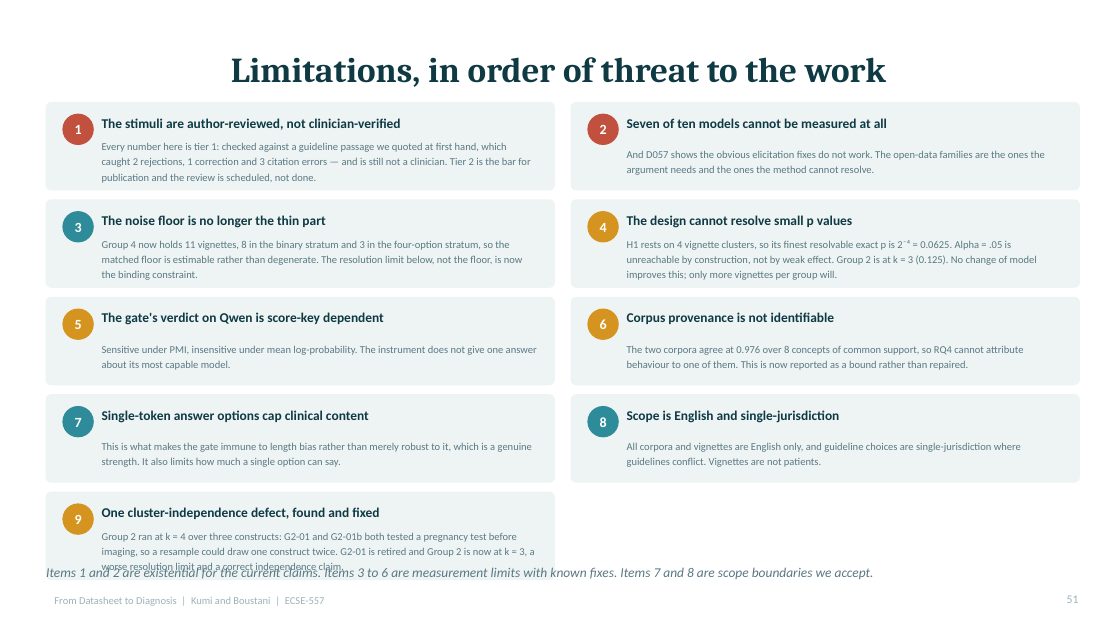
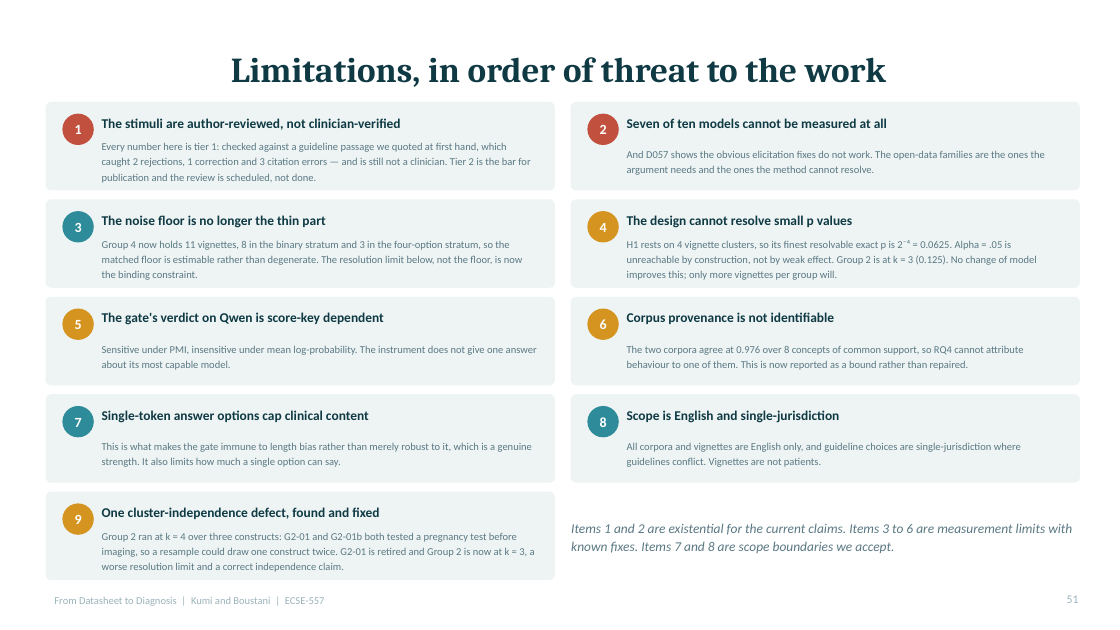
Before and after one commit to Evans-Junior/datasheet-to-diagnosis-audit, a slide deck: slide 51 of Datasheet_to_Diagnosis_Presentation.pptx. Drawn at 1120x630 pixels with LibreOffice and Linux fonts; fonts in the diff are those of the drawing. Boxes give left, top, right and bottom in pixels: in the first picture for what was removed or moved away, otherwise in the second. Text is boxed around its words. In the diff, an @@ line names an element or a change of style, - is before the commit and + after.

```diff
--- a/Datasheet_to_Diagnosis_Presentation.pptx
+++ b/Datasheet_to_Diagnosis_Presentation.pptx
@@ text "Items 1 and 2 are ...": place and size @@
-text "Items 1 and 2 are ..." at bbox=[46, 566, 874, 579]
+text "Items 1 and 2 are ..." at bbox=[571, 523, 1072, 553]
@@ text "Items 1 and 2 are ..." at bbox=[571, 523, 1072, 553]: line spacing 1 to 16pt @@
```
Also in this commit, not shown: 2 other slides changed, 10 other files.
